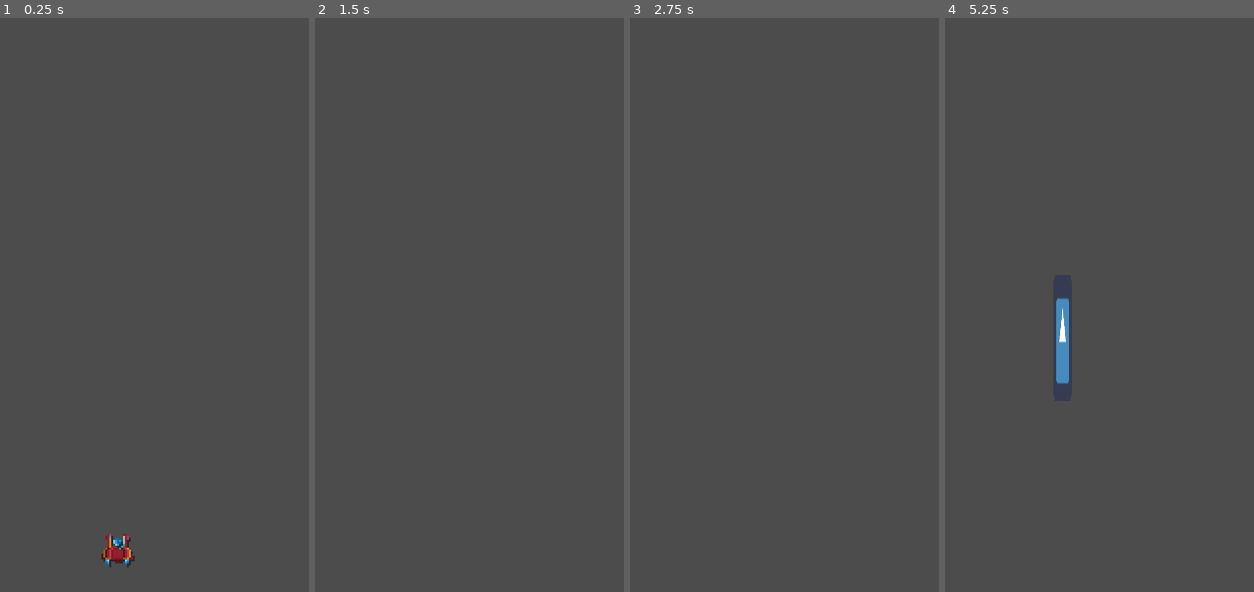
Above: before the commit, frames 1-4 (left to right).
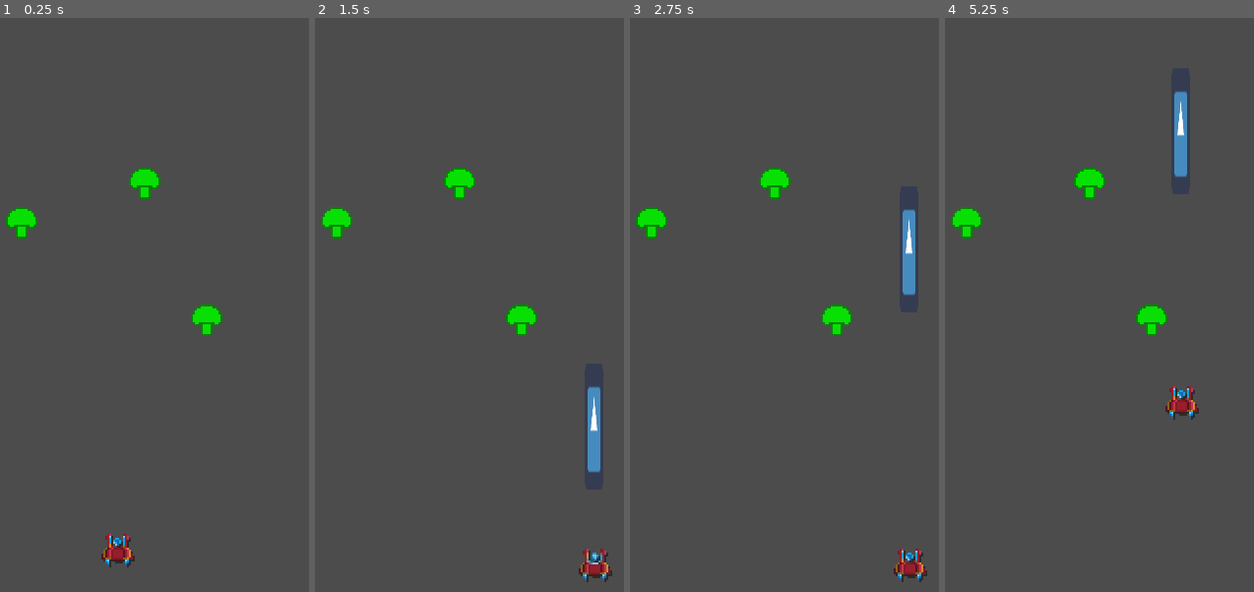
Above: after the commit, the same moments.

Repository: unblinky/Centerpede
Game: Godot game, scene res://Main/Main.tscn
Two runs of this game, one before a commit and one after it. Both use one fixed random seed, a clock stepped at 60 frames per second and the inputs below. Before the commit the project starts from res://Scenes/Main.tscn. The engine's default icon, where the game draws it, is replaced by a stand-in: a white triangle on a blue panel in a dark square.
Inputs:
- Up to frame 1 (0.25 s): no input
- Up to frame 2 (1.5 s): tap Enter at 0.5 s; hold D (move_right) 0.53-1.28 s; hold Space (fire) 0.53-1.28 s; hold S (move_down) from 1.28 s (still down); tap Space (fire) at 1.35 s
- Up to frame 3 (2.75 s): release S (move_down) at 2.03 s; hold D (move_right) from 2.03 s (still down); hold Space (fire) from 2.03 s (still down)
- Up to frame 4 (5.25 s): release D (move_right) at 2.78 s; release Space (fire) at 2.78 s; hold W (move_up) 2.78-3.53 s; tap Space (fire) at 2.85, 4.35 s; hold Space (fire) 3.53-4.28 s; hold A (move_left) 3.53-5.03 s; hold S (move_down) from 5.03 s (still down); hold Space (fire) from 5.03 s (still down)

The runs differ from the first frame. In frame 1, 1.2% of the frame differs, in the area x 1-72%, y 26-93%; in frame 2, 2.2%; in frame 3, 2.2%; in frame 4, 2.8%, in the area x 1-83%, y 12-70%.

Commit message:
Organizing and setup the PlayingField.

Diff:
--- a/Code/Centerpede/Scenes/Bullet.tscn
+++ b/Code/Centerpede/Content/Bullet/Bullet.tscn
@@ -1,6 +1,6 @@
 [gd_scene load_steps=4 format=2]
 
-[ext_resource path="res://Scenes/Bullet.gd" type="Script" id=1]
+[ext_resource path="res://Content/Bullet/Bullet.gd" type="Script" id=1]
 [ext_resource path="res://icon.png" type="Texture" id=2]
 
 [sub_resource type="RectangleShape2D" id=1]
--- /dev/null
+++ b/Code/Centerpede/Content/Mushroom/Mushroom.tscn
@@ -0,0 +1,26 @@
+[gd_scene load_steps=6 format=2]
+
+[ext_resource path="res://Content/Mushroom/Mushroom.gd" type="Script" id=1]
+[ext_resource path="res://Content/Mushroom/Assets/spawn_1.png" type="Texture" id=2]
+[ext_resource path="res://Content/Mushroom/Assets/spawn_0.png" type="Texture" id=3]
+
+[sub_resource type="RectangleShape2D" id=1]
+extents = Vector2( 8, 8 )
+
+[sub_resource type="SpriteFrames" id=2]
+animations = [ {
+"frames": [ ExtResource( 3 ), ExtResource( 2 ) ],
+"loop": false,
+"name": "default",
+"speed": 10.0
+} ]
+
+[node name="Mushroom" type="StaticBody2D"]
+script = ExtResource( 1 )
+
+[node name="CollisionShape2D" type="CollisionShape2D" parent="."]
+shape = SubResource( 1 )
+
+[node name="AnimatedSprite" type="AnimatedSprite" parent="."]
+frames = SubResource( 2 )
+frame = 1
--- a/Code/Centerpede/Scenes/Player.gd
+++ b/Code/Centerpede/Content/Player/Player.gd
@@ -1,7 +1,7 @@
 extends KinematicBody2D
 class_name Player
 
-const BULLET_PS: PackedScene = preload("res://Scenes/Bullet.tscn")
+const BULLET_PS: PackedScene = preload("res://Content/Bullet/Bullet.tscn")
 
 export var speed: float = 300 # Pixels / sec.
 var direction: Vector2
--- /dev/null
+++ b/Code/Centerpede/Content/Player/Player.tscn
@@ -0,0 +1,42 @@
+[gd_scene load_steps=10 format=2]
+
+[ext_resource path="res://Content/Player/Player.gd" type="Script" id=1]
+[ext_resource path="res://Content/Player/Assets/ready_3.png" type="Texture" id=2]
+[ext_resource path="res://Content/Player/Assets/ready_0.png" type="Texture" id=3]
+[ext_resource path="res://Content/Player/Assets/ready_4.png" type="Texture" id=4]
+[ext_resource path="res://Content/Player/Assets/ready_5.png" type="Texture" id=5]
+[ext_resource path="res://Content/Player/Assets/ready_2.png" type="Texture" id=6]
+[ext_resource path="res://Content/Player/Assets/ready_1.png" type="Texture" id=7]
+
+[sub_resource type="RectangleShape2D" id=1]
+extents = Vector2( 7, 7 )
+
+[sub_resource type="SpriteFrames" id=2]
+animations = [ {
+"frames": [ ExtResource( 3 ), ExtResource( 7 ), ExtResource( 6 ), ExtResource( 2 ), ExtResource( 4 ), ExtResource( 5 ) ],
+"loop": true,
+"name": "default",
+"speed": 12.0
+}, {
+"frames": [  ],
+"loop": true,
+"name": "reloading",
+"speed": 5.0
+} ]
+
+[node name="Player" type="KinematicBody2D"]
+script = ExtResource( 1 )
+
+[node name="CollisionShape2D" type="CollisionShape2D" parent="."]
+position = Vector2( 0, -1 )
+shape = SubResource( 1 )
+
+[node name="Shadow" type="Sprite" parent="."]
+modulate = Color( 0, 0, 0, 0.427451 )
+position = Vector2( 1, 1 )
+texture = ExtResource( 3 )
+
+[node name="AnimatedSprite" type="AnimatedSprite" parent="."]
+frames = SubResource( 2 )
+frame = 1
+playing = true
--- a/Code/Centerpede/Scenes/Main.gd
+++ b/Code/Centerpede/Main/Main.gd
@@ -4,6 +4,7 @@
 	print("I am a mighty CENTERPEDE!")
 	#kirkja a digital playground to help one learn about the earth sciences.
 
+
 func _unhandled_key_input(_event):
 	if Input.is_key_pressed(KEY_ESCAPE):
 		get_tree().quit()
--- /dev/null
+++ b/Code/Centerpede/Main/Main.tscn
@@ -0,0 +1,54 @@
+[gd_scene load_steps=6 format=2]
+
+[ext_resource path="res://Main/Main.gd" type="Script" id=1]
+[ext_resource path="res://Content/Mushroom/Mushroom.tscn" type="PackedScene" id=2]
+[ext_resource path="res://Content/Player/Player.tscn" type="PackedScene" id=11]
+
+[sub_resource type="RectangleShape2D" id=1]
+extents = Vector2( 100, 8 )
+
+[sub_resource type="RectangleShape2D" id=2]
+extents = Vector2( 8, 150 )
+
+[node name="Main" type="Node"]
+script = ExtResource( 1 )
+
+[node name="PlayingField" type="Node2D" parent="."]
+scale = Vector2( 2, 2 )
+__meta__ = {
+"_editor_description_": "This is set to the pixel scale factor."
+}
+
+[node name="PlayerZone" type="StaticBody2D" parent="PlayingField"]
+
+[node name="CollisionShape2D" type="CollisionShape2D" parent="PlayingField/PlayerZone"]
+position = Vector2( 100, 131 )
+shape = SubResource( 1 )
+
+[node name="CollisionShape2D2" type="CollisionShape2D" parent="PlayingField/PlayerZone"]
+position = Vector2( 100, 300 )
+shape = SubResource( 1 )
+
+[node name="LeftWall" type="CollisionShape2D" parent="PlayingField/PlayerZone"]
+position = Vector2( 0, 150 )
+shape = SubResource( 2 )
+
+[node name="RightWall" type="CollisionShape2D" parent="PlayingField/PlayerZone"]
+position = Vector2( 200, 150 )
+shape = SubResource( 2 )
+
+[node name="Mushrooms" type="Node2D" parent="PlayingField"]
+
+[node name="Mushroom" parent="PlayingField/Mushrooms" instance=ExtResource( 2 )]
+position = Vector2( 147.802, 161.856 )
+
+[node name="Mushroom2" parent="PlayingField/Mushrooms" instance=ExtResource( 2 )]
+position = Vector2( 116.69, 92.5594 )
+
+[node name="Mushroom3" parent="PlayingField/Mushrooms" instance=ExtResource( 2 )]
+position = Vector2( 53.7571, 112.712 )
+
+[node name="Bullets" type="Node2D" parent="PlayingField"]
+
+[node name="Player" parent="PlayingField" instance=ExtResource( 11 )]
+position = Vector2( 102.53, 278.6 )
--- a/Code/Centerpede/Scenes/Centipede.tscn
+++ /dev/null
@@ -1,3 +0,0 @@
-[gd_scene format=2]
-
-[node name="Centipede" type="Node2D"]
--- a/Code/Centerpede/Scenes/Main.tscn
+++ /dev/null
@@ -1,20 +0,0 @@
-[gd_scene load_steps=3 format=2]
-
-[ext_resource path="res://Scenes/Main.gd" type="Script" id=1]
-[ext_resource path="res://Scenes/Player.tscn" type="PackedScene" id=11]
-
-[node name="Main" type="Node"]
-script = ExtResource( 1 )
-
-[node name="PlayingField" type="Node2D" parent="."]
-scale = Vector2( 2, 2 )
-__meta__ = {
-"_editor_description_": "This is set to the pixel scale factor."
-}
-
-[node name="Player" parent="PlayingField" instance=ExtResource( 11 )]
-position = Vector2( 102.53, 278.6 )
-
-[node name="Bullets" type="Node2D" parent="PlayingField"]
-
-[node name="PlayerZone" type="Node2D" parent="PlayingField"]
--- a/Code/Centerpede/Scenes/Mushroom.tscn
+++ /dev/null
@@ -1,14 +0,0 @@
-[gd_scene load_steps=4 format=2]
-
-[ext_resource path="res://Scenes/Mushroom.gd" type="Script" id=1]
-[ext_resource path="res://Textures/sprite_atlas.png" type="Texture" id=2]
-
-[sub_resource type="AtlasTexture" id=1]
-atlas = ExtResource( 2 )
-region = Rect2( 2, 1, 12, 9 )
-
-[node name="Mushroom" type="Node2D"]
-script = ExtResource( 1 )
-
-[node name="Sprite" type="Sprite" parent="."]
-texture = SubResource( 1 )
--- a/Code/Centerpede/Scenes/Player.tscn
+++ /dev/null
@@ -1,39 +0,0 @@
-[gd_scene load_steps=10 format=2]
-
-[ext_resource path="res://Scenes/Player.gd" type="Script" id=1]
-[ext_resource path="res://Textures/Player/ready_3.png" type="Texture" id=2]
-[ext_resource path="res://Textures/Player/ready_0.png" type="Texture" id=3]
-[ext_resource path="res://Textures/Player/ready_4.png" type="Texture" id=4]
-[ext_resource path="res://Textures/Player/ready_5.png" type="Texture" id=5]
-[ext_resource path="res://Textures/Player/ready_2.png" type="Texture" id=6]
-[ext_resource path="res://Textures/Player/ready_1.png" type="Texture" id=7]
-
-[sub_resource type="RectangleShape2D" id=2]
-
-[sub_resource type="SpriteFrames" id=1]
-animations = [ {
-"frames": [ ExtResource( 3 ), ExtResource( 7 ), ExtResource( 6 ), ExtResource( 2 ), ExtResource( 4 ), ExtResource( 5 ) ],
-"loop": true,
-"name": "default",
-"speed": 12.0
-}, {
-"frames": [  ],
-"loop": true,
-"name": "reloading",
-"speed": 5.0
-} ]
-
-[node name="Player" type="KinematicBody2D"]
-script = ExtResource( 1 )
-
-[node name="CollisionShape2D" type="CollisionShape2D" parent="."]
-shape = SubResource( 2 )
-
-[node name="Shadow" type="Sprite" parent="."]
-modulate = Color( 0, 0, 0, 0.427451 )
-position = Vector2( 1, 1 )
-texture = ExtResource( 3 )
-
-[node name="AnimatedSprite" type="AnimatedSprite" parent="."]
-frames = SubResource( 1 )
-playing = true
--- a/Code/Centerpede/Scenes/Spider.gd
+++ /dev/null
@@ -1,16 +0,0 @@
-extends Node2D
-
-
-# Declare member variables here. Examples:
-# var a = 2
-# var b = "text"
-
-
-# Called when the node enters the scene tree for the first time.
-func _ready():
-	pass # Replace with function body.
-
-
-# Called every frame. 'delta' is the elapsed time since the previous frame.
-#func _process(delta):
-#	pass
--- a/Code/Centerpede/project.godot
+++ b/Code/Centerpede/project.godot
@@ -12,17 +12,17 @@
 "base": "Area2D",
 "class": "Bullet",
 "language": "GDScript",
-"path": "res://Scenes/Bullet.gd"
+"path": "res://Content/Bullet/Bullet.gd"
 }, {
 "base": "Node2D",
 "class": "Mushroom",
 "language": "GDScript",
-"path": "res://Scenes/Mushroom.gd"
+"path": "res://Content/Mushroom/Mushroom.gd"
 }, {
 "base": "KinematicBody2D",
 "class": "Player",
 "language": "GDScript",
-"path": "res://Scenes/Player.gd"
+"path": "res://Content/Player/Player.gd"
 } ]
 _global_script_class_icons={
 "Bullet": "",
@@ -33,7 +33,7 @@
 [application]
 
 config/name="Centerpede"
-run/main_scene="res://Scenes/Main.tscn"
+run/main_scene="res://Main/Main.tscn"
 config/icon="res://icon.png"
 
 [display]
Renamed: Code/Centerpede/Scenes/Bullet.gd -> Code/Centerpede/Content/Bullet/Bullet.gd
Renamed: Code/Centerpede/Textures/Mushroom/spawn_0000.png -> Code/Centerpede/Content/Mushroom/Assets/spawn_0.png
Not shown, changed: Code/Centerpede/Content/Mushroom/Assets/spawn_0.png.import
Renamed: Code/Centerpede/Textures/Mushroom/spawn_0001.png -> Code/Centerpede/Content/Mushroom/Assets/spawn_1.png
Not shown, changed: Code/Centerpede/Content/Mushroom/Assets/spawn_1.png.import
Renamed: Code/Centerpede/Scenes/Mushroom.gd -> Code/Centerpede/Content/Mushroom/Mushroom.gd
Renamed: Code/Centerpede/Textures/Player/ready_0.png -> Code/Centerpede/Content/Player/Assets/ready_0.png
Not shown, changed: Code/Centerpede/Content/Player/Assets/ready_0.png.import
Renamed: Code/Centerpede/Textures/Player/ready_1.png -> Code/Centerpede/Content/Player/Assets/ready_1.png
Not shown, changed: Code/Centerpede/Content/Player/Assets/ready_1.png.import
Renamed: Code/Centerpede/Textures/Player/ready_2.png -> Code/Centerpede/Content/Player/Assets/ready_2.png
Not shown, changed: Code/Centerpede/Content/Player/Assets/ready_2.png.import
(and 15 more such lines)
